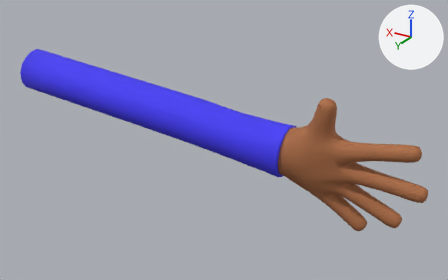
The glTF model prototype-2/in-the-shadows-p2/hand/hand_model.glb: old version first, new version second.
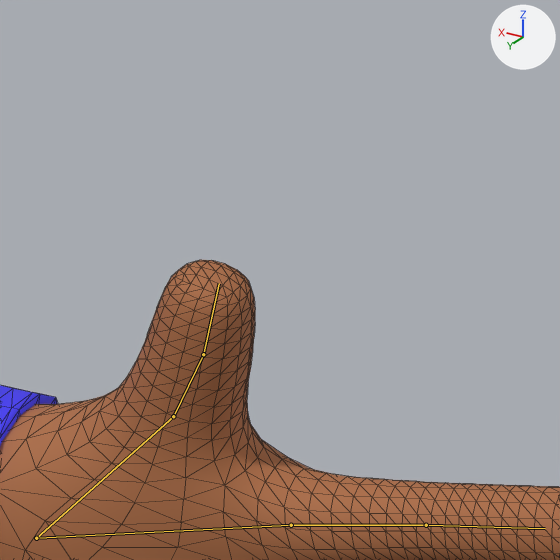
Each version is shown whole from a camera (50 mm lens) standing at (-5.43, 14.41, 7.3) and looking at (3.34, -0.2, 0.0), then close up on the part from 64% to 89% of the width and 16% to 57% of the height. The axes (+X, +Y, +Z) are drawn at upper right. The lights are the same throughout. The last two pictures show the newer version. Both versions are drawn at frame 0 of the action 'Hand_Idle'; the numbers are the values there. The bones that change, and the others that lie on the model, are drawn over the model as lines in the close-ups. The close-ups show mesh edges as thin lines.

The first close-up shows 'Hand_01.001', 'Sleeve.002'.
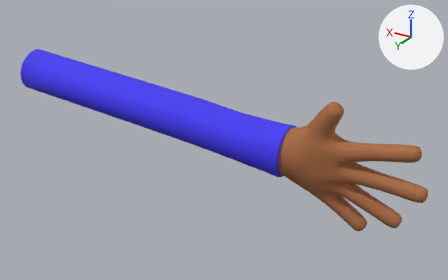
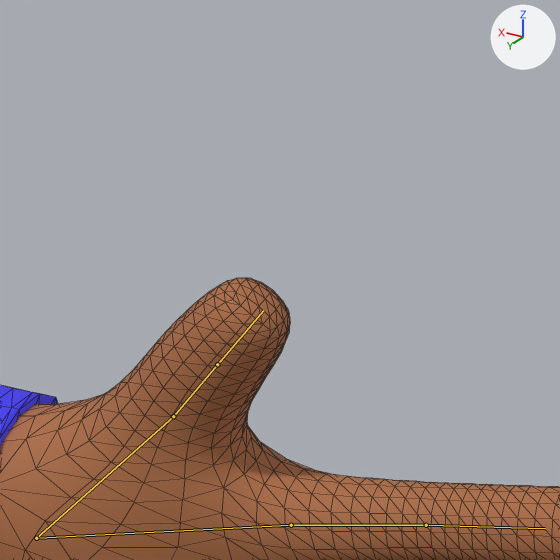
Boxes [x1, y1, x2, y2] around the edits, measured in the close-ups (560 x 560 px):
'Hand_01.001', posed: before [0, 260, 560, 560]; after [0, 278, 560, 560]
bone 'Bone.007', root to tip: before (173, 416) to (203, 354); after (173, 416) to (217, 364)
bone 'Bone.008', root to tip: before (203, 354) to (219, 283); after (217, 364) to (263, 310)

The change, as a diff of the scene's bpy script:
```diff
--- a/prototype-2/in-the-shadows-p2/hand/hand_model.glb.py
+++ b/prototype-2/in-the-shadows-p2/hand/hand_model.glb.py
@@ bone_bone_007 @@
 bone_bone_007 = bpy.data.objects['Armature.001'].pose.bones['Bone.007']  # child of 'Bone.002'
-bone_bone_007.rotation_quaternion = (0.995, 0.0, 0.0, -0.1)  # degrees (0, 0, -11)
+bone_bone_007.rotation_quaternion = (1.0, 0.0, 0.0, 0.0)  # degrees (0, 0, 0)
@@ bone_bone_008 @@
 bone_bone_008 = bpy.data.objects['Armature.001'].pose.bones['Bone.008']  # child of 'Bone.007'
-bone_bone_008.rotation_quaternion = (0.995, 0.0, 0.0, -0.1)  # degrees (0, 0, -11)
+bone_bone_008.rotation_quaternion = (1.0, 0.0, 0.0, 0.0)  # degrees (0, 0, 0)
```
